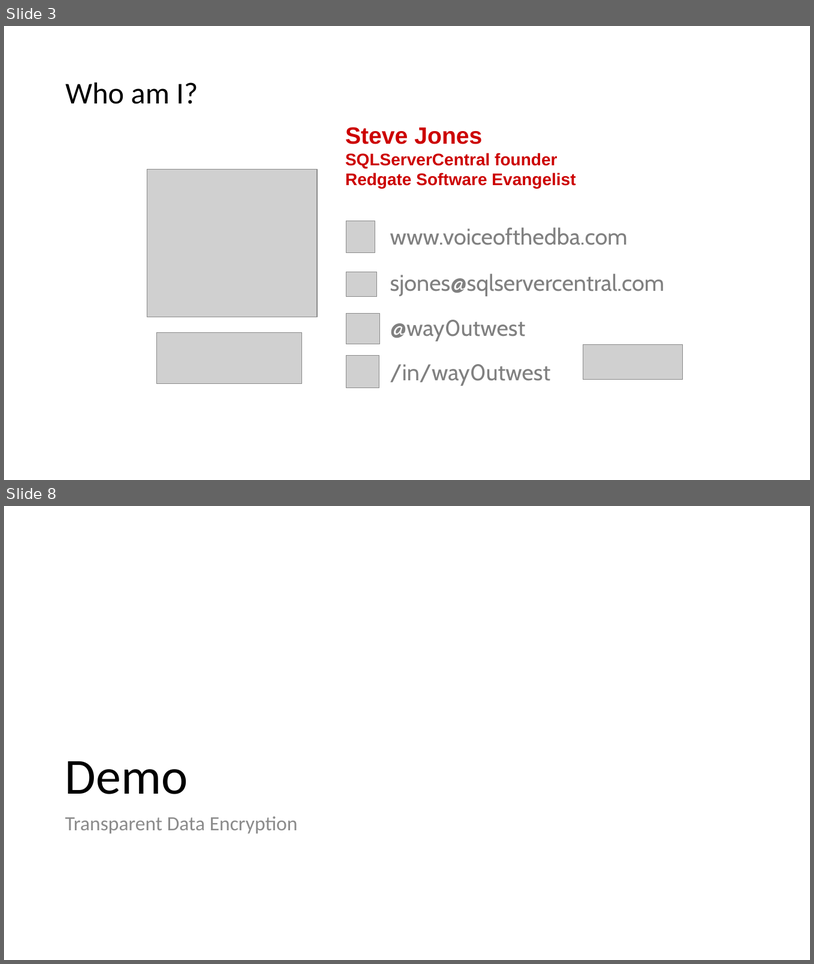
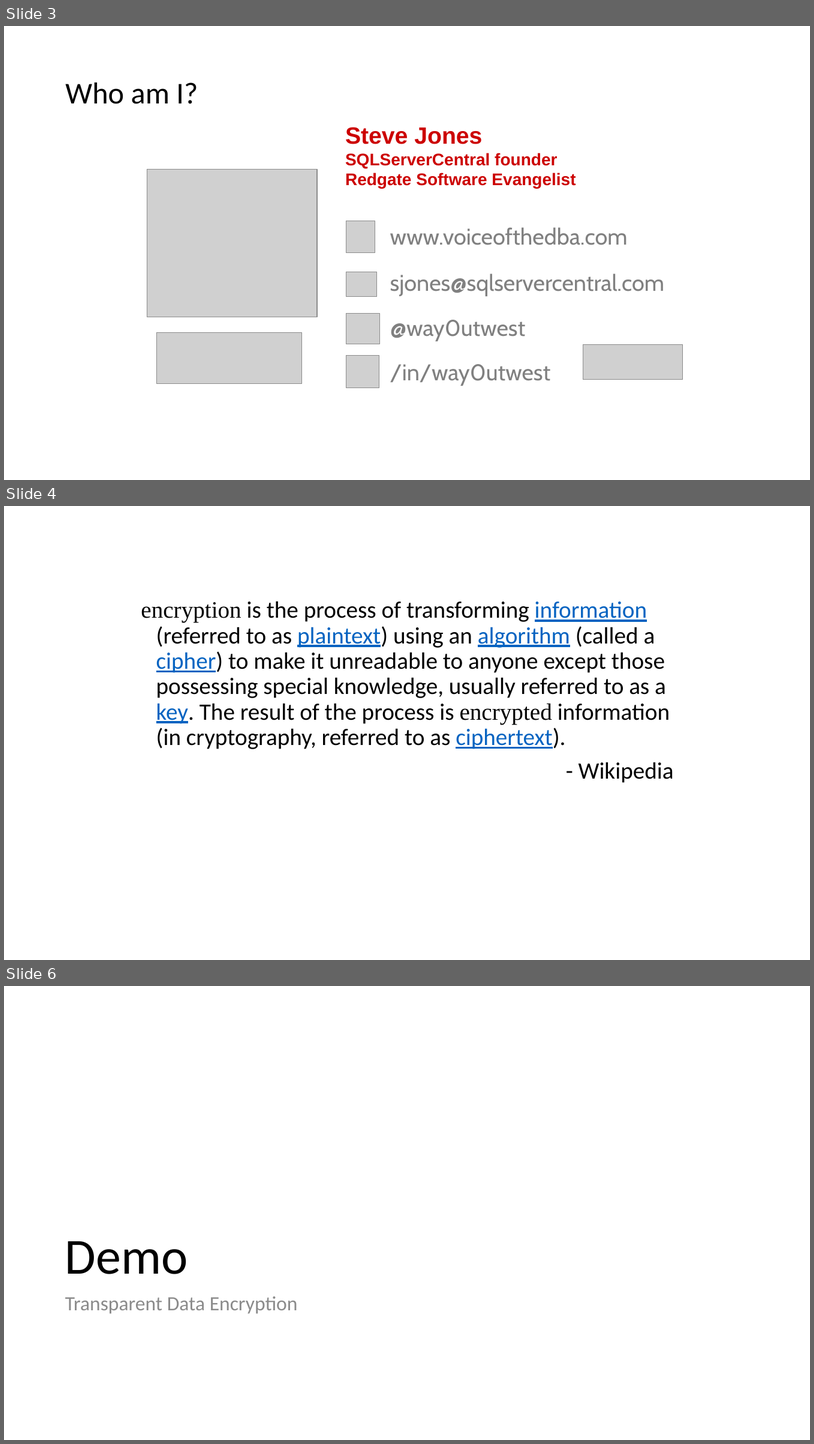
Before and after one commit to way0utwest/EndtoEndEncryptedSQL2016, a slide deck: Getting Started with Encryption in SQL 2016.pptx. Shown one above the other, each under a label of ours: slides 3 and 8 before the commit, slides 3, 4 and 6 after it; the slides between them are not shown. The pictures are 814x964 and 814x1444 pixels, drawn with LibreOffice and Linux fonts; fonts in the diff are those of the drawing; grey boxes stand for pictures. Boxes give left, top, right and bottom in pixels: in the first picture for what was removed or moved away, otherwise in the second. Text is boxed around its words. In the diff, an @@ line names an element or a change of style, - is before the commit and + after.

Commit message:
Updated PPT
Column encryption, TDE, RLS demo cleanup. AE image.

```diff
--- a/Getting Started with Encryption in SQL 2016.pptx
+++ b/Getting Started with Encryption in SQL 2016.pptx
@@ slide 4 added at (4,506,810,960), background #FFFFFF @@
@@ text added at (141,601,674,783), 28 pt, text #000000 @@
+encryption is the process of transforming information (referred to as plaintext) using an algorithm (called a cipher) to make it unreadable to anyone except those possessing special knowledge, usually referred to as a key. The result of the process is encrypted information (in cryptography, referred to as ciphertext).
+- Wikipedia
@@ what was slide 8 is now slide 6 @@
```
Also in this commit, not shown: 5 slides changed, 3 other slides added, 5 slides removed.
